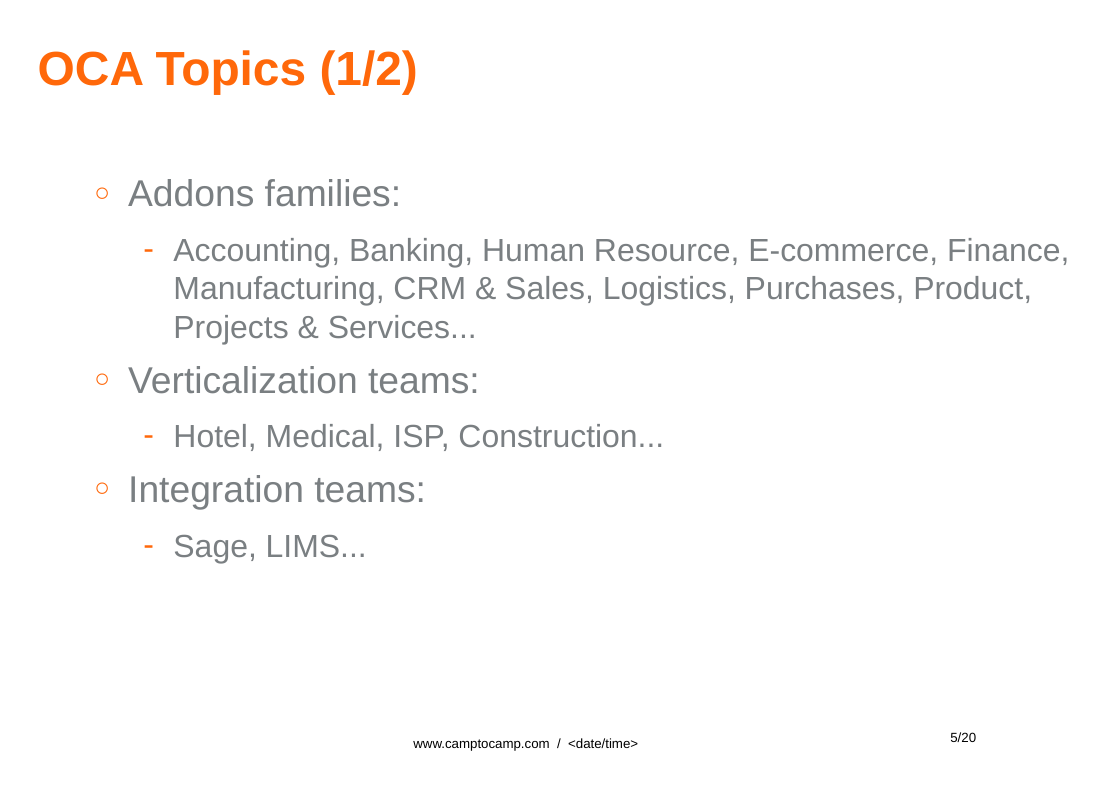
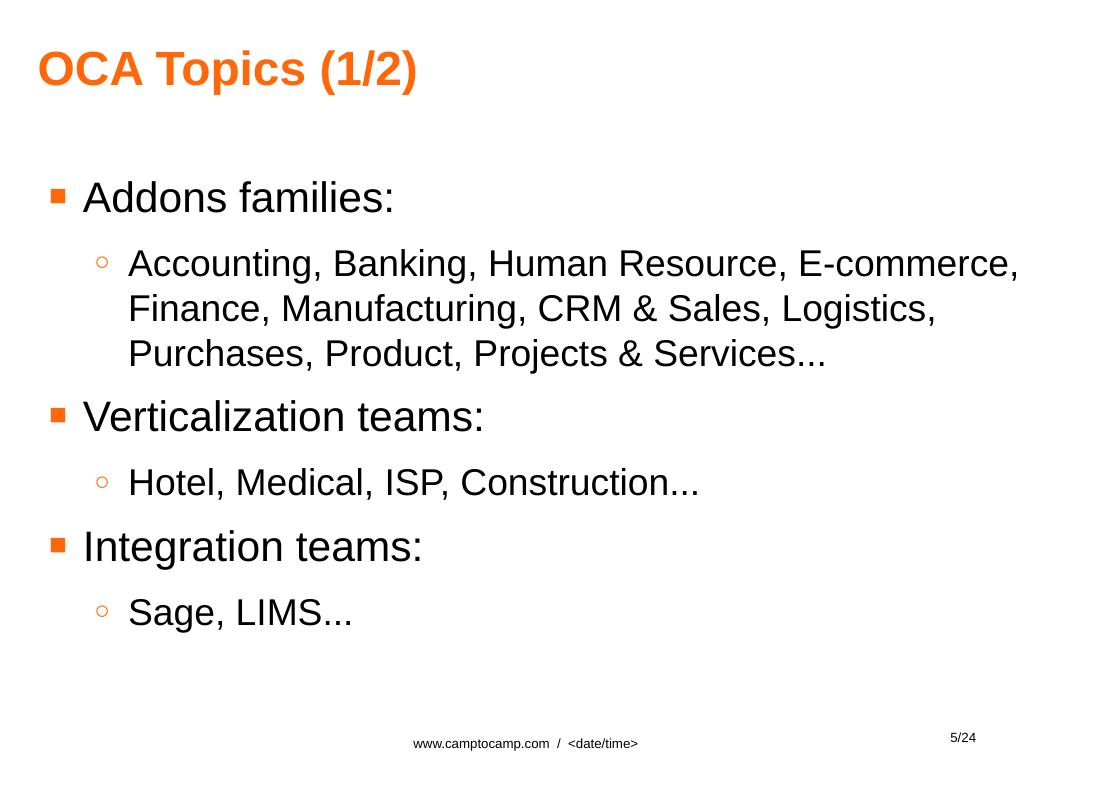
Before and after one commit to gurneyalex/community-days, a slide deck: slide 5 of 2014/talks/Community.odp. Drawn at 1120x792 pixels with LibreOffice and Linux fonts; fonts in the diff are those of the drawing; background and template pictures are left out. Boxes give left, top, right and bottom in pixels: in the first picture for what was removed or moved away, otherwise in the second. Text is boxed around its words. In the diff, an @@ line names an element or a change of style, - is before the commit and + after.

```diff
--- a/2014/talks/Community.odp
+++ b/2014/talks/Community.odp
@@ text "Addons families:" at box(83, 181, 1019, 570): size 28 to 32 pt in "Addons families:", "Verticalization teams:", "Integration teams:"; text colour #7A7F82 to #000000; size 24 to 28 pt in "Accounting, Banking, Human Resource, E-commerce, Finance, Ma ...", "Hotel, Medical, ISP, Construction...", "Sage, LIMS..."; bullet ○ to ■; list level 2 to 1 in "Addons families:"; bullet - to ○; list level 3 to 2 in "Accounting, Banking, Human Resource, E-commerce, ..."; list level 2 to 1 in "Verticalization teams:"; list level 3 to 2 in "Hotel, Medical, ISP, Construction..."; list level 2 to 1 in "Integration teams:"; list level 3 to 2 in "Sage, LIMS..." @@
@@ page number at box(950, 732, 976, 742): text changed @@
-5/20
+5/24
```
Also in this commit, not shown: 16 other slides changed, 4 slides added, 4 other files.
